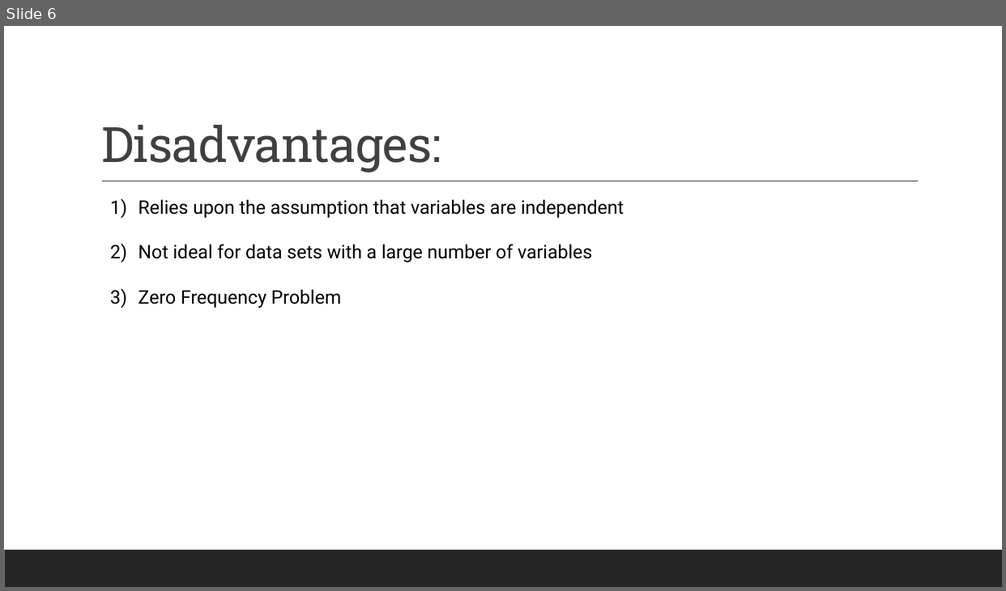
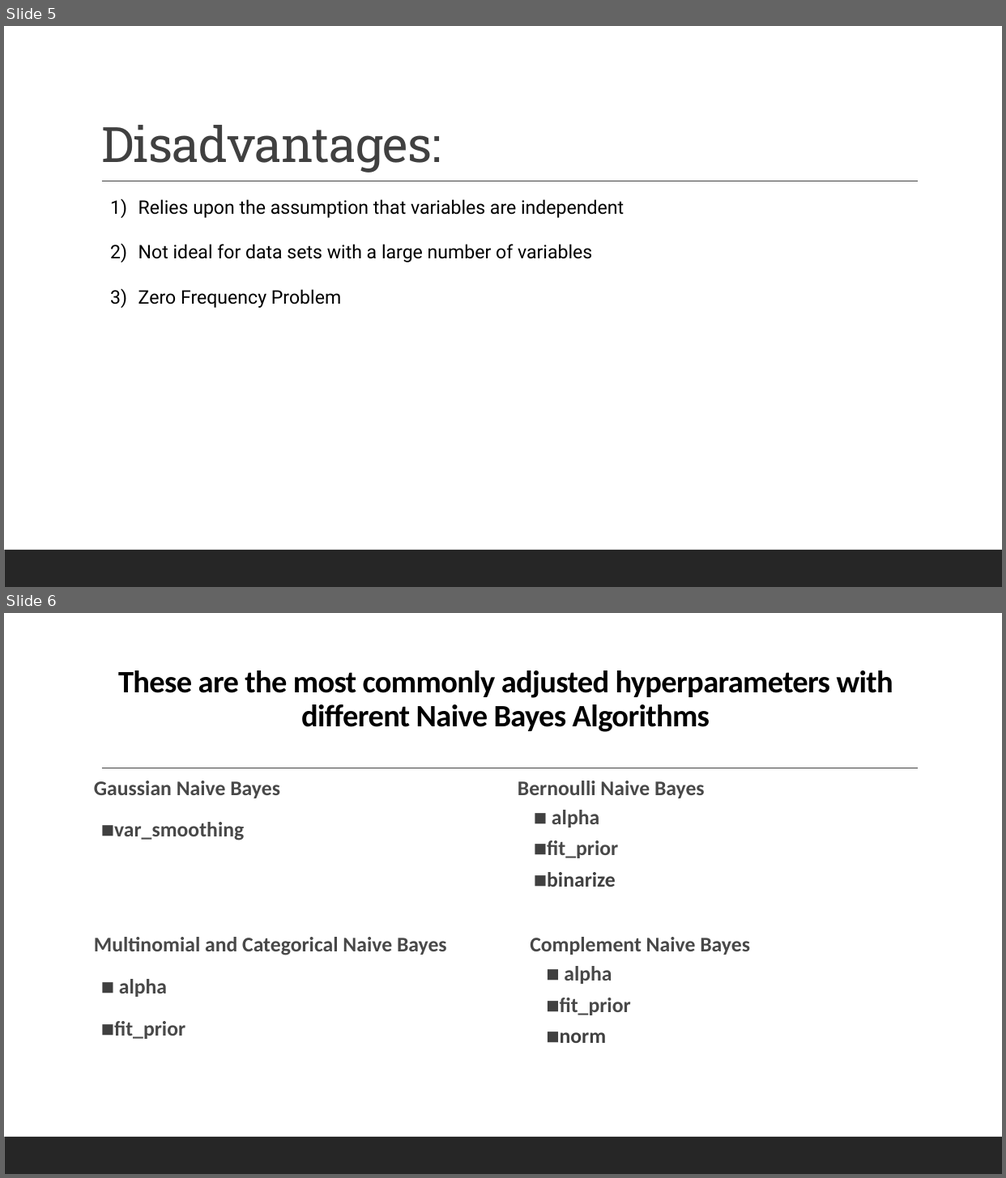
Before and after one commit to Myself1214/Group-3-M9, a slide deck: Naive Bayes Notes.pptx. Shown one above the other, each under a label of ours: slide 6 before the commit, slides 5 and 6 after it. The pictures are 1006x591 and 1006x1178 pixels, drawn with LibreOffice and Linux fonts; fonts in the diff are those of the drawing. Boxes give left, top, right and bottom in pixels: in the first picture for what was removed or moved away, otherwise in the second. Text is boxed around its words. In the diff, an @@ line names an element or a change of style, - is before the commit and + after.

```diff
--- a/Naive Bayes Notes.pptx
+++ b/Naive Bayes Notes.pptx
@@ slide 6 added at (x1=4, y1=613, x2=1002, y2=1174), background #FFFFFF; not listed: 2 template elements that a slide beside it also shows @@
@@ title added at (x1=118, y1=671, x2=893, y2=732), 30 pt, text #000000, bold @@
+These are the most commonly adjusted hyperparameters with different Naive Bayes Algorithms
@@ text added at (x1=94, y1=781, x2=280, y2=841), 20 pt, text #484848, bold @@
+Gaussian Naive Bayes
+  ◼var_smoothing
@@ text added at (x1=518, y1=781, x2=705, y2=887), 20 pt, text #484848, bold @@
+Bernoulli Naive Bayes
+  ◼ alpha
+  ◼fit_prior
+  ◼binarize
@@ text added at (x1=94, y1=937, x2=447, y2=1039), 20 pt, text #484848, bold @@
+Multinomial and Categorical Naive Bayes
+  ◼ alpha
+  ◼fit_prior
@@ text added at (x1=530, y1=937, x2=750, y2=1043), 20 pt, text #484848, bold @@
+Complement Naive Bayes
+  ◼ alpha
+  ◼fit_prior
+  ◼norm
@@ what was slide 6 is now slide 5 @@
```
Also in this commit, not shown: 1 slide removed.
